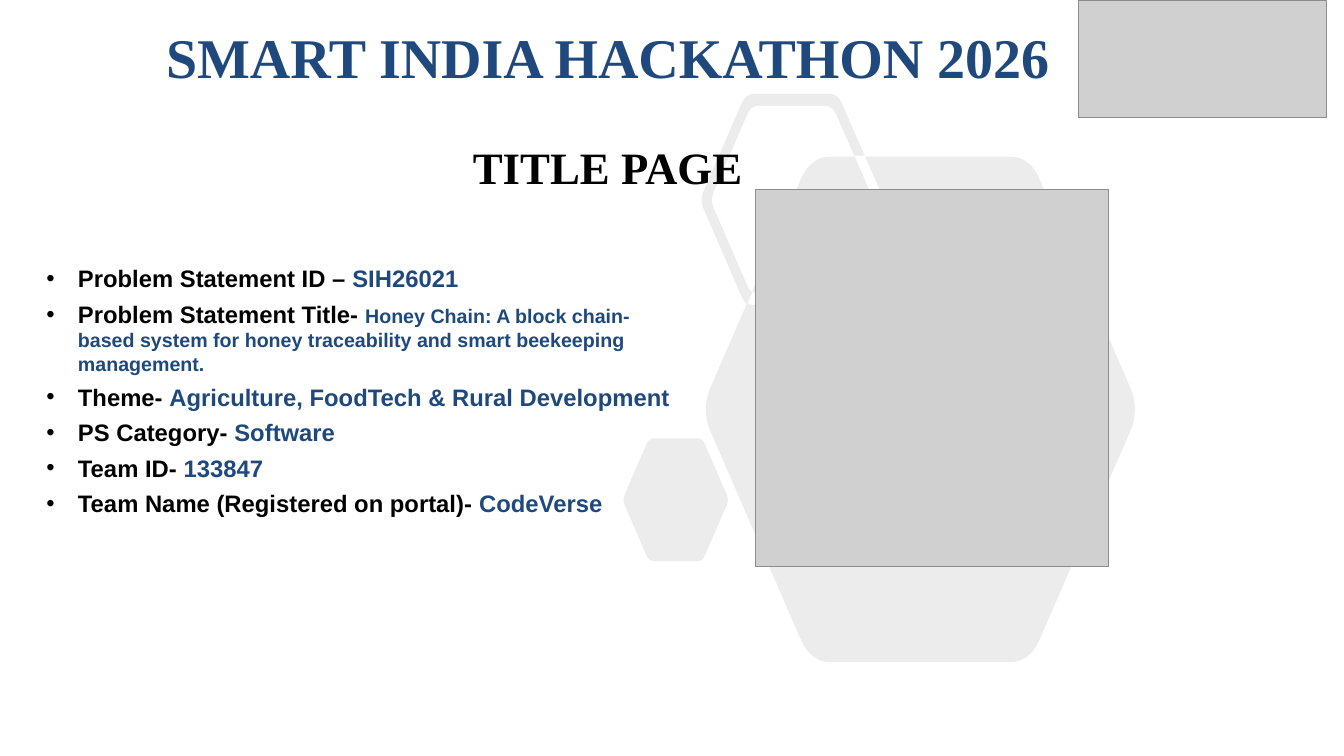
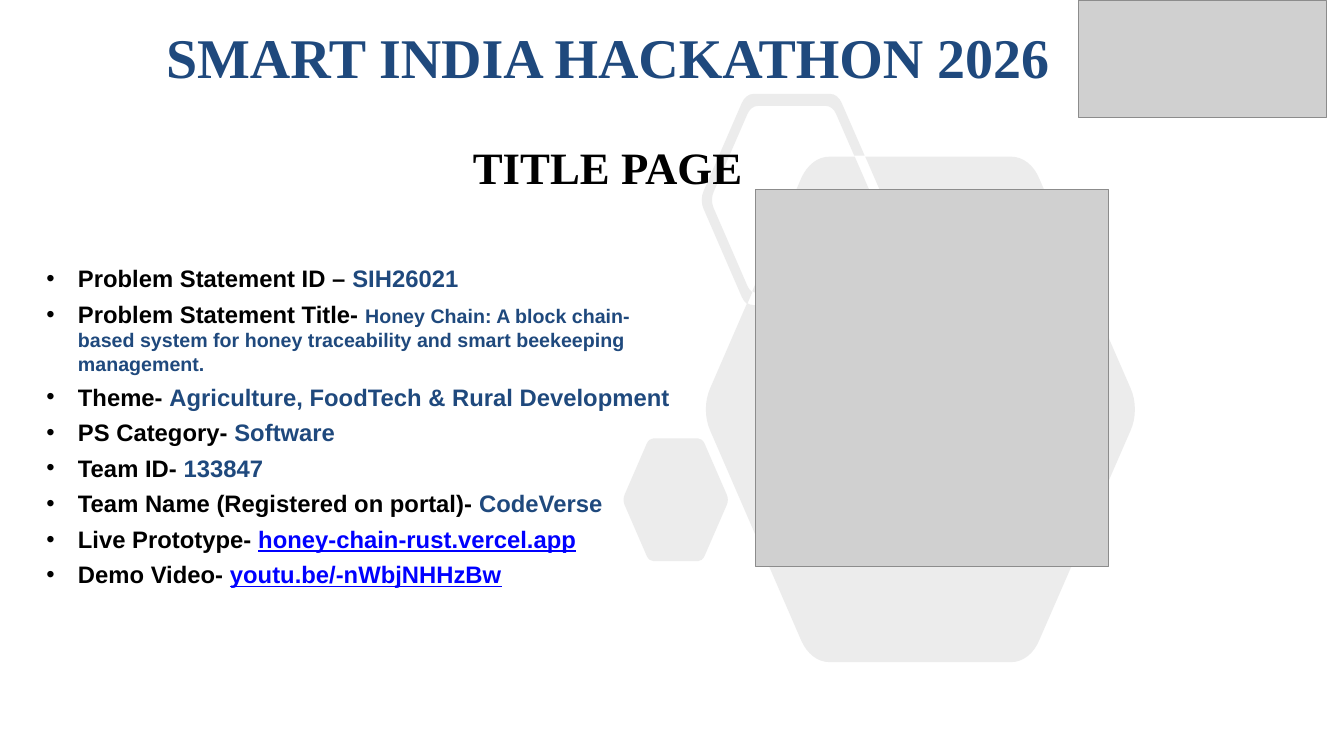
Before and after one commit to Suyash2527/HoneyChain, a slide deck: slide 1 of docs/SIH2026-Idea-Presentation.pptx. Drawn at 1344x756 pixels with LibreOffice and Linux fonts; fonts in the diff are those of the drawing; grey boxes stand for pictures. Boxes give left, top, right and bottom in pixels: in the first picture for what was removed or moved away, otherwise in the second. Text is boxed around its words. In the diff, an @@ line names an element or a change of style, - is before the commit and + after.

```diff
--- a/docs/SIH2026-Idea-Presentation.pptx
+++ b/docs/SIH2026-Idea-Presentation.pptx
@@ text at (78, 530, 576, 588): paragraphs added @@
+• Live Prototype- honey-chain-rust.vercel.app
+• Demo Video- youtu.be/-nWbjNHHzBw
```
Also in this commit, not shown: 1 other slide changed, 4 other files.
